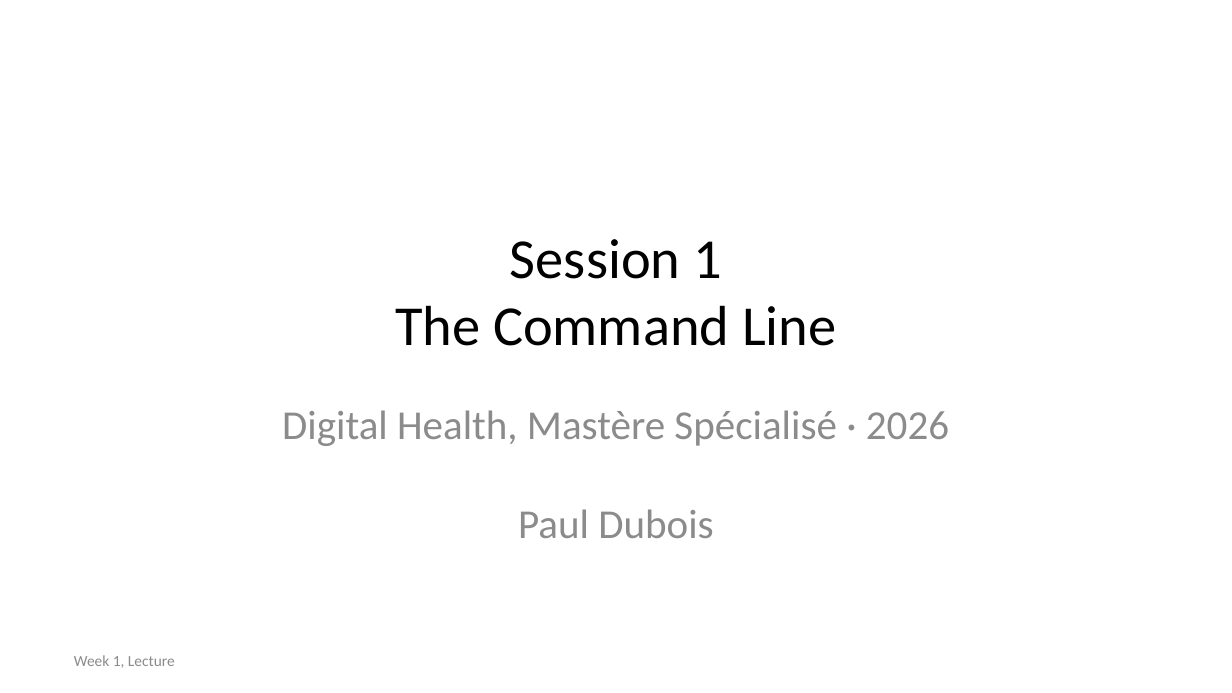
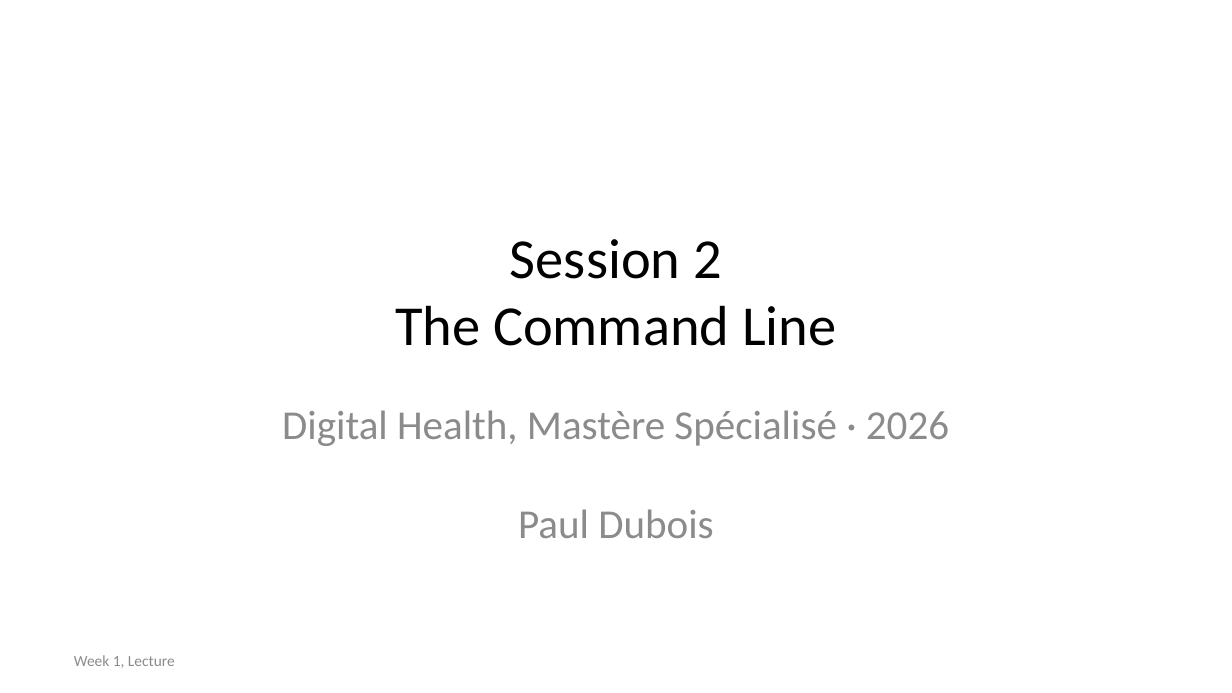
Before and after one commit to MICS-Lab/MS_SanteNum2026, a slide deck: slide 1 of Programming01/Session02/slides.pptx. Drawn at 1232x693 pixels with LibreOffice and Linux fonts; fonts in the diff are those of the drawing. Boxes give left, top, right and bottom in pixels: in the first picture for what was removed or moved away, otherwise in the second. Text is boxed around its words. In the diff, an @@ line names an element or a change of style, - is before the commit and + after.

Commit message:
added git slides

```diff
--- a/Programming01/Session02/slides.pptx
+++ b/Programming01/Session02/slides.pptx
@@ title at (395,239,836,346): text changed @@
-Session 1
-The Command Line
+Session 2
+The Command Line
```
Also in this commit, not shown: 8 slides added, 1 other file.
